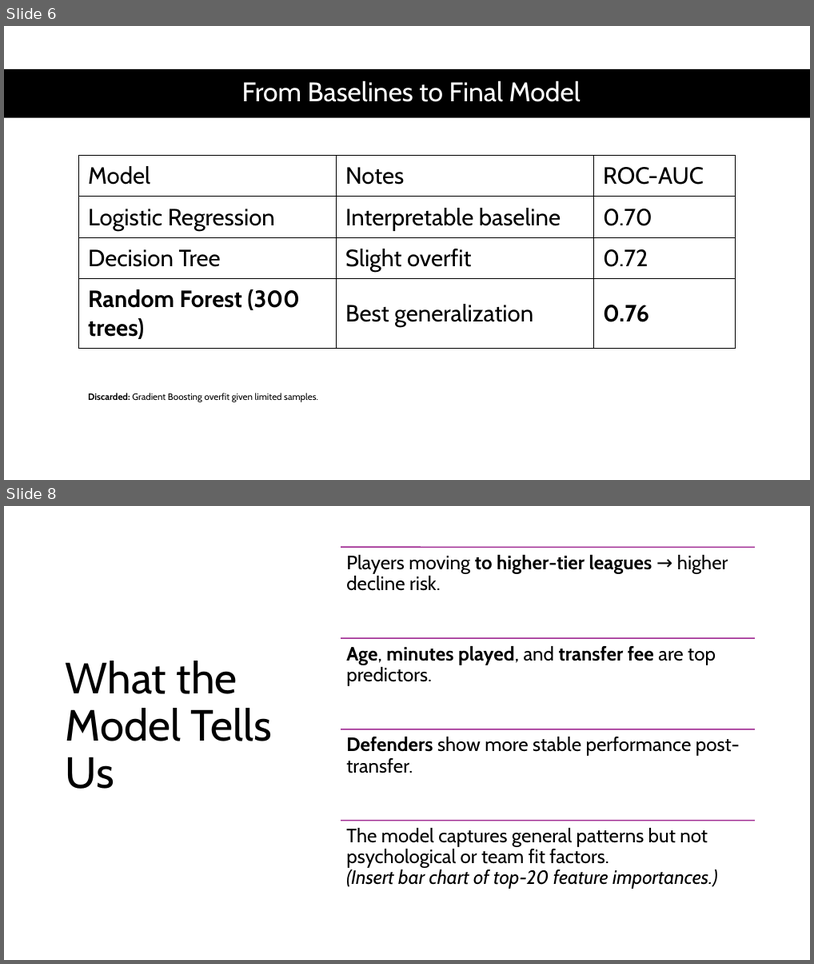
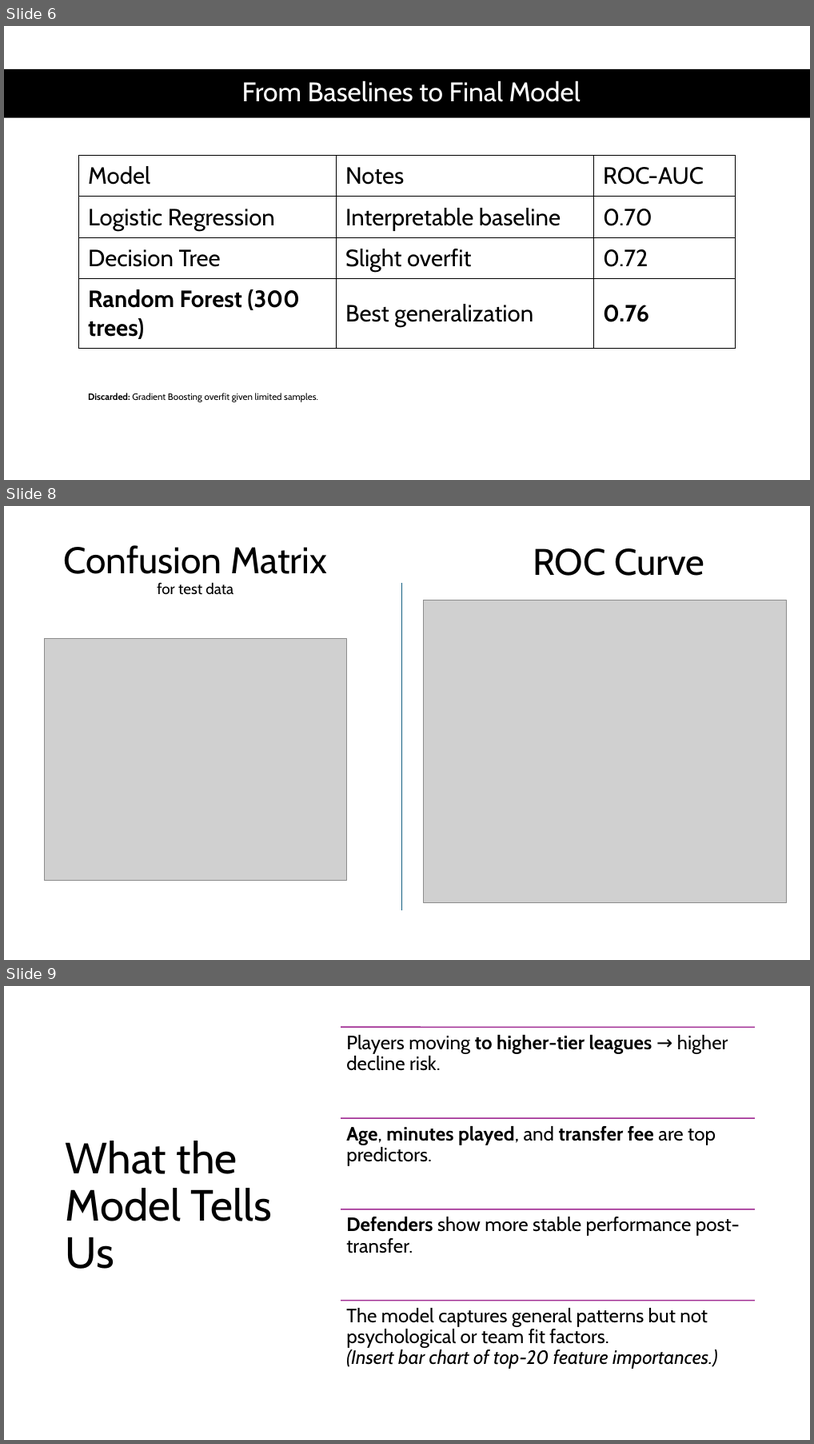
Before and after one commit to Erdos-Projects/fall-2025-money-and-soccer, a slide deck: presentation/presentation.pptx. Shown one above the other, each under a label of ours: slides 6 and 8 before the commit, slides 6, 8 and 9 after it; the slides between them are not shown. The pictures are 814x964 and 814x1444 pixels, drawn with LibreOffice and Linux fonts; fonts in the diff are those of the drawing; grey boxes stand for pictures. Boxes give left, top, right and bottom in pixels: in the first picture for what was removed or moved away, otherwise in the second. Text is boxed around its words. In the diff, an @@ line names an element or a change of style, - is before the commit and + after.

```diff
--- a/presentation/presentation.pptx
+++ b/presentation/presentation.pptx
@@ slide 8 added at [4, 506, 810, 960], background #FFFFFF @@
@@ title added at [63, 545, 327, 595], 44 pt, text #000000 @@
+Confusion Matrix
+for test data
@@ text added at [533, 548, 705, 576], 44 pt, text #000000 @@
+ROC Curve
@@ line added from (402, 583) to (402, 910), #156082 1.5 pt @@
@@ picture added at [424, 600, 787, 903] @@
@@ picture added at [45, 639, 347, 880] @@
@@ what was slide 8 is now slide 9 @@
```
Also in this commit, not shown: 5 slides changed, 9 other files.
